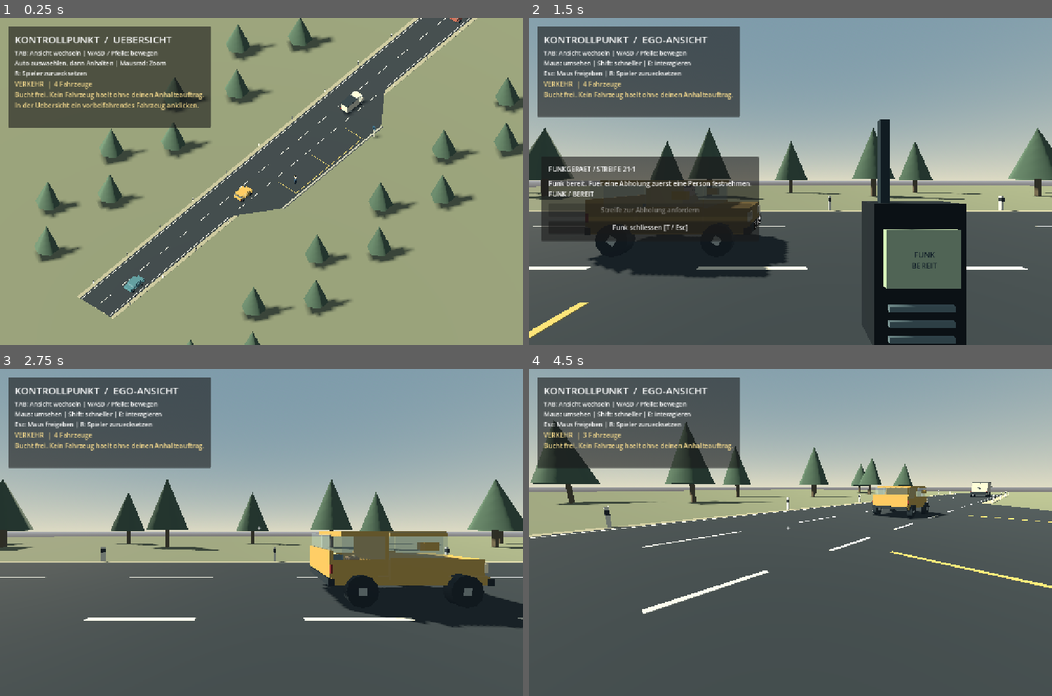
Above: before the commit, frames 1-4 (two rows, left to right).
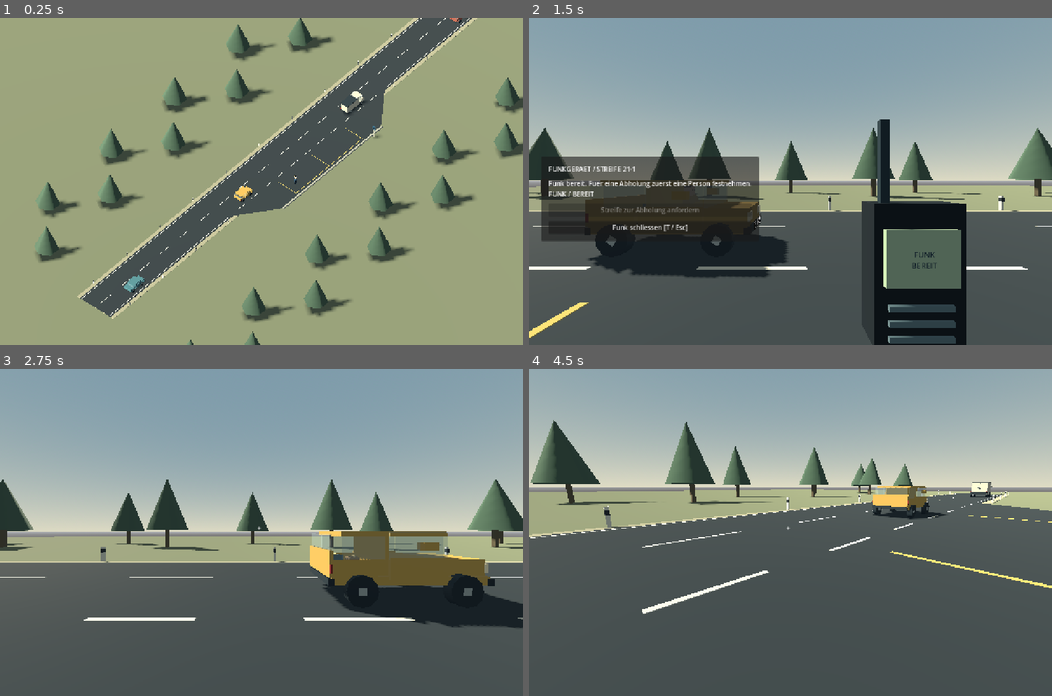
Above: after the commit, the same moments.

Repository: Hauskamel/traffic-society
Game: Godot game, scene res://main.tscn
Two runs of this game, one before a commit and one after it. Both use one fixed random seed, a clock stepped at 60 frames per second and the inputs below.
Inputs (mouse positions are in pixels of both pictures, inside the frame that each line leads up to):
- Up to frame 1 (0.25 s): no input
- Up to frame 2 (1.5 s): tap Enter at 0.5 s; move the mouse to (905, 165) at 0.52 s; hold D 0.53-1.25 s; tap Tab at 0.6 s; click (905, 165) at 0.67 s; tap Space at 0.77 s; tap T at 0.8 s; drag from (685, 197) to (764, 246) at 1.27 s
- Up to frame 3 (2.75 s): move the mouse to (313, 460) at 2.02 s; hold D from 2.03 s (still down); tap Tab at 2.1 s; click (313, 460) at 2.17 s; tap T at 2.3 s
- Up to frame 4 (4.5 s): move the mouse to (785, 539) at 2.77 s; release D at 2.78 s; hold W 2.78-3.5 s; tap T at 2.85 s; click (785, 539) at 2.92 s; tap Space at 3.02, 4.25 s; tap Tab at 3.05 s; click "Funk schliessen [T / Esc]" at 3.5 s; move the mouse to (827, 535) at 4.27 s; hold W from 4.28 s (still down); tap E at 4.35 s; click (827, 535) at 4.42 s

The runs differ from the first frame. In frame 1, 12% of the frame differs, in the area x 1-41%, y 2-34%; in frame 2, 11%; in frame 3, 11%; in frame 4, 9.8%.

Commit message:
Remove permanent top-left instruction and status panel

Diff:
--- a/main.gd
+++ b/main.gd
@@ -7,12 +7,9 @@
 var overview: Camera3D
 var aerial := true
 var pitch := 0.0
-var title: Label
-var instructions: Label
 const TrafficCar = preload("res://scripts/traffic_car.gd")
 const TrafficManager = preload("res://scripts/traffic_manager.gd")
 var traffic: TrafficManager
-var encounter_status: Label
 var interact_hint: Label
 var stop_button: Button
 var interaction_open := false
@@ -214,31 +211,24 @@
 	var layer := CanvasLayer.new()
 	ui_layer = layer
 	add_child(layer)
-	var panel := PanelContainer.new()
-	panel.position = Vector2(20, 20)
-	layer.add_child(panel)
-	var margin := MarginContainer.new()
-	for side in ["left", "right", "top", "bottom"]:
-		margin.add_theme_constant_override("margin_" + side, 16)
-	panel.add_child(margin)
-	var stack := VBoxContainer.new()
-	margin.add_child(stack)
-	title = Label.new()
-	title.add_theme_font_size_override("font_size", 24)
-	stack.add_child(title)
-	instructions = Label.new()
-	instructions.add_theme_font_size_override("font_size", 15)
-	stack.add_child(instructions)
-	encounter_status = Label.new()
-	encounter_status.add_theme_color_override("font_color", Color("efd58b"))
-	stack.add_child(encounter_status)
 	stop_button = Button.new()
 	stop_button.text = "Zur Kontrolle anhalten"
 	stop_button.focus_mode = Control.FOCUS_NONE
 	stop_button.pressed.connect(order_stop)
-	stack.add_child(stop_button)
+	stop_button.set_anchors_and_offsets_preset(Control.PRESET_CENTER_BOTTOM)
+	stop_button.offset_left = -110
+	stop_button.offset_right = 110
+	stop_button.offset_top = -100
+	stop_button.offset_bottom = -60
+	stop_button.custom_minimum_size = Vector2(220, 40)
+	layer.add_child(stop_button)
 	interact_hint = Label.new()
-	stack.add_child(interact_hint)
+	interact_hint.set_anchors_and_offsets_preset(Control.PRESET_BOTTOM_WIDE)
+	interact_hint.offset_top = -58
+	interact_hint.offset_bottom = -18
+	interact_hint.horizontal_alignment = HORIZONTAL_ALIGNMENT_CENTER
+	interact_hint.mouse_filter = Control.MOUSE_FILTER_IGNORE
+	layer.add_child(interact_hint)
 	crosshair = Label.new()
 	crosshair.text = "+"
 	crosshair.set_anchors_and_offsets_preset(Control.PRESET_CENTER)
@@ -332,9 +322,6 @@
 	overview.current = aerial
 	eyes.current = not aerial
 	Input.mouse_mode = Input.MOUSE_MODE_VISIBLE if aerial else Input.MOUSE_MODE_CAPTURED
-	title.text = "KONTROLLPUNKT  /  " + ("UEBERSICHT" if aerial else "EGO-ANSICHT")
-	instructions.text = "TAB: Ansicht wechseln | WASD / Pfeile: bewegen\n"
-	instructions.text += "Auto auswaehlen, dann Anhalten | Mausrad: Zoom\nR: Spieler zuruecksetzen" if aerial else "Maus: umsehen | Shift: schneller | E: interagieren\nEsc: Maus freigeben | R: Spieler zuruecksetzen"
 
 func _unhandled_input(event: InputEvent) -> void:
 	if climber.active:
@@ -502,35 +489,14 @@
 	var controlled := traffic.controlled_car
 	stop_button.visible = aerial and is_instance_valid(selected)
 	stop_button.disabled = is_instance_valid(controlled) or not is_instance_valid(selected) or not selected.can_stop()
-	var text := "VERKEHR  |  %d Fahrzeuge\n" % traffic.cars.size()
-	if is_instance_valid(controlled):
-		text += "Kontrolle: %s | %s\n" % [controlled.driver_name, controlled.model_name]
-		match controlled.state:
-			TrafficCar.State.PULLING_OVER:
-				text += "Faehrt in die Parkbucht. Weitere Fahrzeuge fahren vorbei."
-			TrafficCar.State.PARKED:
-				text += "TAB: vor Ort gehen. Mit E am Fenster oder Fahrer interagieren." if aerial else "Am Fahrerfenster oder beim Fahrer mit E interagieren."
-			TrafficCar.State.LEAVING:
-				text += "Fahrzeug faehrt ab. Sobald der Stellplatz frei ist, ist die naechste Kontrolle moeglich."
-	else:
-		text += "Bucht frei. Kein Fahrzeug haelt ohne deinen Anhalteauftrag."
-	if is_instance_valid(selected):
-		text += "\nAuswahl: %s | %s | %s\n" % [selected.driver_name, selected.model_name, selected.plate_number]
-		text += "Bucht belegt: erst die laufende Kontrolle abschliessen." if is_instance_valid(controlled) else ("Jetzt 'Zur Kontrolle anhalten' waehlen." if selected.can_stop() else "Einfahrt bereits passiert. Ein anderes Fahrzeug auswaehlen.")
-	elif not is_instance_valid(controlled) and aerial:
-		text += "\nIn der Uebersicht ein vorbeifahrendes Fahrzeug anklicken."
-	if is_instance_valid(controlled) and controlled.driver.is_busy():
-		text += "\nPerson wird durchsucht ... [Esc: abbrechen]" if controlled.driver.state == controlled.driver.State.SEARCHING else ("\nFahrer steigt aus ..." if controlled.driver.state == controlled.driver.State.EXITING else "\nFahrer steigt ein ...")
-	if is_instance_valid(cargo_search_car) and not inventory_view.visible:
-		text += "\nLaderaum wird durchsucht ... [Esc: abbrechen]"
-	if feedback_time > 0:
-		text += "\n" + feedback
-	encounter_status.text = text
 	interact_hint.text = "[E] Mit %s sprechen" % controlled.driver_name if can_interact() and not interaction_open else ""
 	if is_instance_valid(hovered_part):
 		interact_hint.text = "[E] Laderaum durchsuchen" if hovered_part.kind == "cargo" else "[E] %s %s" % [hovered_part.title, "schliessen" if hovered_part.opened else "oeffnen"]
 	if climber.available():
 		interact_hint.text += "\n[Leertaste] " + ("Heruntersteigen" if is_instance_valid(climber.car) else "Auf Ladeflaeche klettern")
+
+	if feedback_time > 0:
+		interact_hint.text += ("\n" if not interact_hint.text.is_empty() else "") + feedback
 
 
 func open_interaction() -> void:
Not shown, changed: docs/ENTWICKLUNG.md
